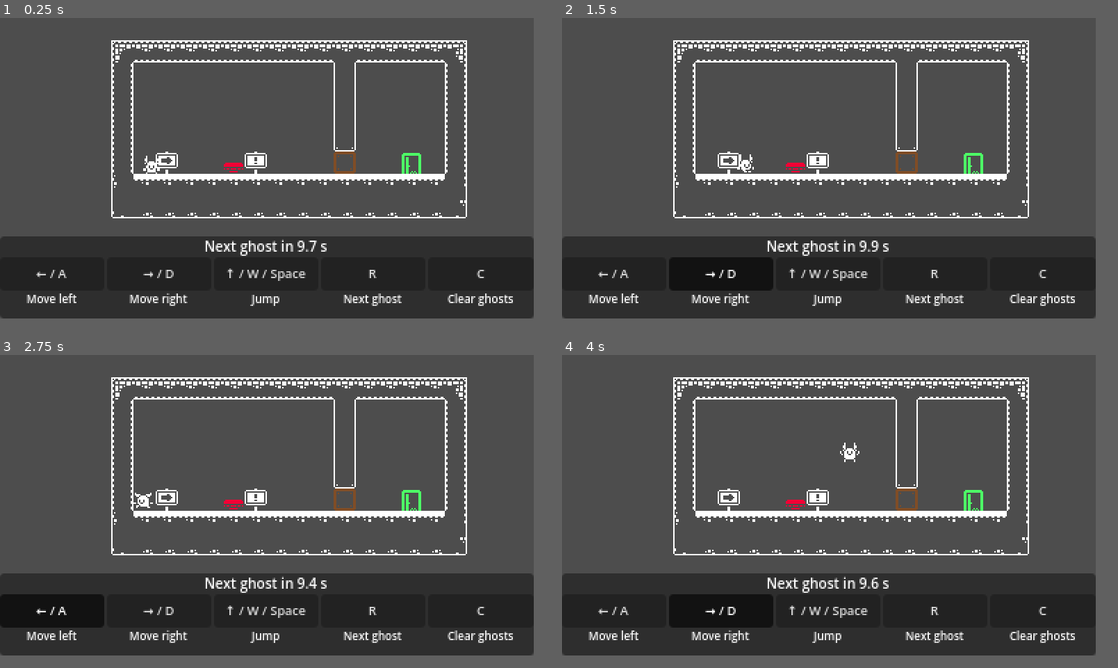
Above: before the commit, frames 1-4 (two rows, left to right).
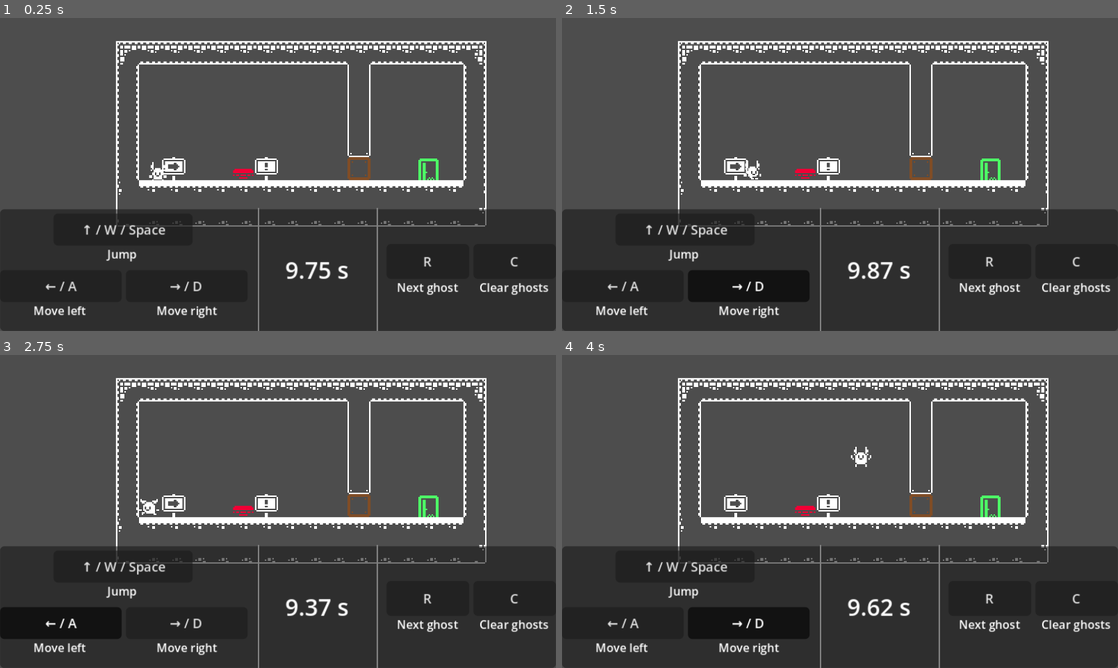
Above: after the commit, the same moments.

Repository: moellh/gmtk-game-jam-2026
Game: Godot game, scene res://src/level.tscn
The game is run twice, just before and just after one commit, with the same random seed, the same clock (stepped at 60 frames per second) and the same inputs.
Inputs:
- Up to frame 1 (0.25 s): no input
- Up to frame 2 (1.5 s): hold Right (move_right) from 0.53 s (still down); tap C (clear) at 0.6, 1.35 s; tap Space (jump) at 0.77 s
- Up to frame 3 (2.75 s): tap Space (jump) at 1.52 s; release Right (move_right) at 2.03 s; hold Left (move_left) from 2.03 s (still down); tap C (clear) at 2.1 s
- Up to frame 4 (4 s): release Left (move_left) at 2.78 s; hold Right (move_right) from 2.78 s (still down); tap C (clear) at 2.85, 3.6 s; tap Space (jump) at 3.02, 3.77 s
In our replay, the window is 768x432 before the commit and 800x450 after it. These sizes can differ from the game's own. Grey fills any space a smaller window leaves; there, only what the larger window draws over its background counts as a difference.

The runs differ from the first frame. In frame 1, 21% of the frame differs, in the area x 0-100%, y 0-100%; in frame 2, 22%; in frame 3, 22%; in frame 4, 22%.

Commit message:
ui: fit level and reorganize controls

Diff:
--- a/project.godot
+++ b/project.godot
@@ -20,7 +20,8 @@
 window/size/viewport_width=384
 window/size/viewport_height=216
 window/size/mode=2
-window/stretch/mode="viewport"
+window/stretch/mode="canvas_items"
+window/stretch/aspect="expand"
 
 [input]
 
--- a/src/game.gd
+++ b/src/game.gd
@@ -1,8 +1,12 @@
 extends Node2D
 
 const ROUND_TIME := 10.0
+const BASE_VIEWPORT_SIZE := Vector2(384.0, 216.0)
+const LEVEL_VIEW_SIZE := Vector2(384.0, 132.0)
+const HUD_HEIGHT := BASE_VIEWPORT_SIZE.y - LEVEL_VIEW_SIZE.y
 
 @onready var player: CharacterBody2D = $Player
+@onready var world_camera: Camera2D = $WorldCamera
 @onready var ghost_timer: Label = %GhostTimer
 @onready var action_buttons: Dictionary[StringName, Button] = {
 	&"move_left": %MoveLeftButton,
@@ -14,6 +18,32 @@
 
 var timer := ROUND_TIME
 
+func _ready() -> void:
+	get_viewport().size_changed.connect(update_world_camera)
+	update_world_camera()
+
+func update_world_camera() -> void:
+	var window_size := Vector2(get_window().size)
+	if window_size.x <= 0.0 or window_size.y <= 0.0: return
+
+	var width_scale := window_size.x / BASE_VIEWPORT_SIZE.x
+	var height_scale := window_size.y / BASE_VIEWPORT_SIZE.y
+	var fit_scale := minf(width_scale, height_scale)
+	var visible_size := window_size / fit_scale
+	var gameplay_size := Vector2(visible_size.x, visible_size.y - HUD_HEIGHT)
+	var level_zoom := minf(
+		gameplay_size.x / LEVEL_VIEW_SIZE.x,
+		gameplay_size.y / LEVEL_VIEW_SIZE.y,
+	)
+	var gameplay_center := Vector2(visible_size.x * 0.5, gameplay_size.y * 0.5)
+	var viewport_center := visible_size * 0.5
+
+	world_camera.position = (
+		LEVEL_VIEW_SIZE * 0.5
+		- (gameplay_center - viewport_center) / level_zoom
+	)
+	world_camera.zoom = Vector2.ONE * level_zoom
+
 func _process(delta: float) -> void:
 	if Input.is_action_just_pressed("clear"): clear()
 
@@ -23,7 +53,7 @@
 	update_hud()
 
 func update_hud() -> void:
-	ghost_timer.text = "Next ghost in %.1f s" % maxf(timer, 0.0)
+	ghost_timer.text = "%.2f s" % maxf(timer, 0.0)
 	for action: StringName in action_buttons:
 		action_buttons[action].button_pressed = Input.is_action_pressed(action)
 
--- a/src/level.tscn
+++ b/src/level.tscn
@@ -830,36 +830,67 @@
 [node name="Door" parent="." unique_id=1161385492 instance=ExtResource("6_door")]
 position = Vector2(248, 104)
 
+[node name="WorldCamera" type="Camera2D" parent="."]
+position = Vector2(192, 108)
+
 [node name="HUD" type="CanvasLayer" parent="."]
 
 [node name="Panel" type="PanelContainer" parent="HUD"]
-offset_top = 157.0
-offset_right = 384.0
-offset_bottom = 216.0
-
-[node name="Layout" type="VBoxContainer" parent="HUD/Panel"]
-layout_mode = 2
+anchors_preset = 12
+anchor_top = 1.0
+anchor_right = 1.0
+anchor_bottom = 1.0
+offset_top = -84.0
+grow_horizontal = 2
+grow_vertical = 0
+
+[node name="Layout" type="HBoxContainer" parent="HUD/Panel"]
+layout_mode = 2
+theme_override_constants/separation = 5
+
+[node name="Movement" type="VBoxContainer" parent="HUD/Panel/Layout"]
+layout_mode = 2
+size_flags_horizontal = 3
+size_flags_stretch_ratio = 2.0
 theme_override_constants/separation = 1
 
-[node name="GhostTimer" type="Label" parent="HUD/Panel/Layout"]
+[node name="JumpCenter" type="CenterContainer" parent="HUD/Panel/Layout/Movement"]
+layout_mode = 2
+size_flags_vertical = 3
+
+[node name="Jump" type="VBoxContainer" parent="HUD/Panel/Layout/Movement/JumpCenter"]
+layout_mode = 2
+theme_override_constants/separation = 0
+
+[node name="JumpButton" type="Button" parent="HUD/Panel/Layout/Movement/JumpCenter/Jump"]
 unique_name_in_owner = true
-layout_mode = 2
-theme_override_font_sizes/font_size = 10
-text = "Next ghost in 10.0 s"
+custom_minimum_size = Vector2(96, 22)
+layout_mode = 2
+mouse_filter = 2
+focus_mode = 0
+theme_override_font_sizes/font_size = 9
+toggle_mode = true
+text = "↑ / W / Space"
+
+[node name="Description" type="Label" parent="HUD/Panel/Layout/Movement/JumpCenter/Jump"]
+layout_mode = 2
+theme_override_font_sizes/font_size = 8
+text = "Jump"
 horizontal_alignment = 1
 
-[node name="Actions" type="HBoxContainer" parent="HUD/Panel/Layout"]
-layout_mode = 2
-theme_override_constants/separation = 2
-
-[node name="MoveLeft" type="VBoxContainer" parent="HUD/Panel/Layout/Actions"]
+[node name="Directions" type="HBoxContainer" parent="HUD/Panel/Layout/Movement"]
+layout_mode = 2
+size_flags_vertical = 3
+theme_override_constants/separation = 3
+
+[node name="MoveLeft" type="VBoxContainer" parent="HUD/Panel/Layout/Movement/Directions"]
 layout_mode = 2
 size_flags_horizontal = 3
 theme_override_constants/separation = 0
 
-[node name="MoveLeftButton" type="Button" parent="HUD/Panel/Layout/Actions/MoveLeft"]
+[node name="MoveLeftButton" type="Button" parent="HUD/Panel/Layout/Movement/Directions/MoveLeft"]
 unique_name_in_owner = true
-custom_minimum_size = Vector2(0, 24)
+custom_minimum_size = Vector2(0, 22)
 layout_mode = 2
 mouse_filter = 2
 focus_mode = 0
@@ -867,20 +898,20 @@
 toggle_mode = true
 text = "← / A"
 
-[node name="Description" type="Label" parent="HUD/Panel/Layout/Actions/MoveLeft"]
+[node name="Description" type="Label" parent="HUD/Panel/Layout/Movement/Directions/MoveLeft"]
 layout_mode = 2
 theme_override_font_sizes/font_size = 8
 text = "Move left"
 horizontal_alignment = 1
 
-[node name="MoveRight" type="VBoxContainer" parent="HUD/Panel/Layout/Actions"]
+[node name="MoveRight" type="VBoxContainer" parent="HUD/Panel/Layout/Movement/Directions"]
 layout_mode = 2
 size_flags_horizontal = 3
 theme_override_constants/separation = 0
 
-[node name="MoveRightButton" type="Button" parent="HUD/Panel/Layout/Actions/MoveRight"]
+[node name="MoveRightButton" type="Button" parent="HUD/Panel/Layout/Movement/Directions/MoveRight"]
 unique_name_in_owner = true
-custom_minimum_size = Vector2(0, 24)
+custom_minimum_size = Vector2(0, 22)
 layout_mode = 2
 mouse_filter = 2
 focus_mode = 0
@@ -888,39 +919,42 @@
 toggle_mode = true
 text = "→ / D"
 
-[node name="Description" type="Label" parent="HUD/Panel/Layout/Actions/MoveRight"]
+[node name="Description" type="Label" parent="HUD/Panel/Layout/Movement/Directions/MoveRight"]
 layout_mode = 2
 theme_override_font_sizes/font_size = 8
 text = "Move right"
 horizontal_alignment = 1
 
-[node name="Jump" type="VBoxContainer" parent="HUD/Panel/Layout/Actions"]
+[node name="MovementSeparator" type="VSeparator" parent="HUD/Panel/Layout"]
+layout_mode = 2
+
+[node name="TimerCenter" type="CenterContainer" parent="HUD/Panel/Layout"]
+custom_minimum_size = Vector2(68, 0)
+layout_mode = 2
+
+[node name="GhostTimer" type="Label" parent="HUD/Panel/Layout/TimerCenter"]
+unique_name_in_owner = true
+layout_mode = 2
+theme_override_font_sizes/font_size = 16
+text = "10.00 s"
+horizontal_alignment = 1
+
+[node name="ActionSeparator" type="VSeparator" parent="HUD/Panel/Layout"]
+layout_mode = 2
+
+[node name="SecondaryActions" type="HBoxContainer" parent="HUD/Panel/Layout"]
 layout_mode = 2
 size_flags_horizontal = 3
+size_flags_stretch_ratio = 1.35
+theme_override_constants/separation = 3
+
+[node name="Restart" type="VBoxContainer" parent="HUD/Panel/Layout/SecondaryActions"]
+layout_mode = 2
+size_flags_horizontal = 3
+alignment = 1
 theme_override_constants/separation = 0
 
-[node name="JumpButton" type="Button" parent="HUD/Panel/Layout/Actions/Jump"]
-unique_name_in_owner = true
-custom_minimum_size = Vector2(0, 24)
-layout_mode = 2
-mouse_filter = 2
-focus_mode = 0
-theme_override_font_sizes/font_size = 9
-toggle_mode = true
-text = "↑ / W / Space"
-
-[node name="Description" type="Label" parent="HUD/Panel/Layout/Actions/Jump"]
-layout_mode = 2
-theme_override_font_sizes/font_size = 8
-text = "Jump"
-horizontal_alignment = 1
-
-[node name="Restart" type="VBoxContainer" parent="HUD/Panel/Layout/Actions"]
-layout_mode = 2
-size_flags_horizontal = 3
-theme_override_constants/separation = 0
-
-[node name="RestartButton" type="Button" parent="HUD/Panel/Layout/Actions/Restart"]
+[node name="RestartButton" type="Button" parent="HUD/Panel/Layout/SecondaryActions/Restart"]
 unique_name_in_owner = true
 custom_minimum_size = Vector2(0, 24)
 layout_mode = 2
@@ -930,18 +964,19 @@
 toggle_mode = true
 text = "R"
 
-[node name="Description" type="Label" parent="HUD/Panel/Layout/Actions/Restart"]
+[node name="Description" type="Label" parent="HUD/Panel/Layout/SecondaryActions/Restart"]
 layout_mode = 2
 theme_override_font_sizes/font_size = 8
 text = "Next ghost"
 horizontal_alignment = 1
 
-[node name="Clear" type="VBoxContainer" parent="HUD/Panel/Layout/Actions"]
+[node name="Clear" type="VBoxContainer" parent="HUD/Panel/Layout/SecondaryActions"]
 layout_mode = 2
 size_flags_horizontal = 3
+alignment = 1
 theme_override_constants/separation = 0
 
-[node name="ClearButton" type="Button" parent="HUD/Panel/Layout/Actions/Clear"]
+[node name="ClearButton" type="Button" parent="HUD/Panel/Layout/SecondaryActions/Clear"]
 unique_name_in_owner = true
 custom_minimum_size = Vector2(0, 24)
 layout_mode = 2
@@ -951,7 +986,7 @@
 toggle_mode = true
 text = "C"
 
-[node name="Description" type="Label" parent="HUD/Panel/Layout/Actions/Clear"]
+[node name="Description" type="Label" parent="HUD/Panel/Layout/SecondaryActions/Clear"]
 layout_mode = 2
 theme_override_font_sizes/font_size = 8
 text = "Clear ghosts"
